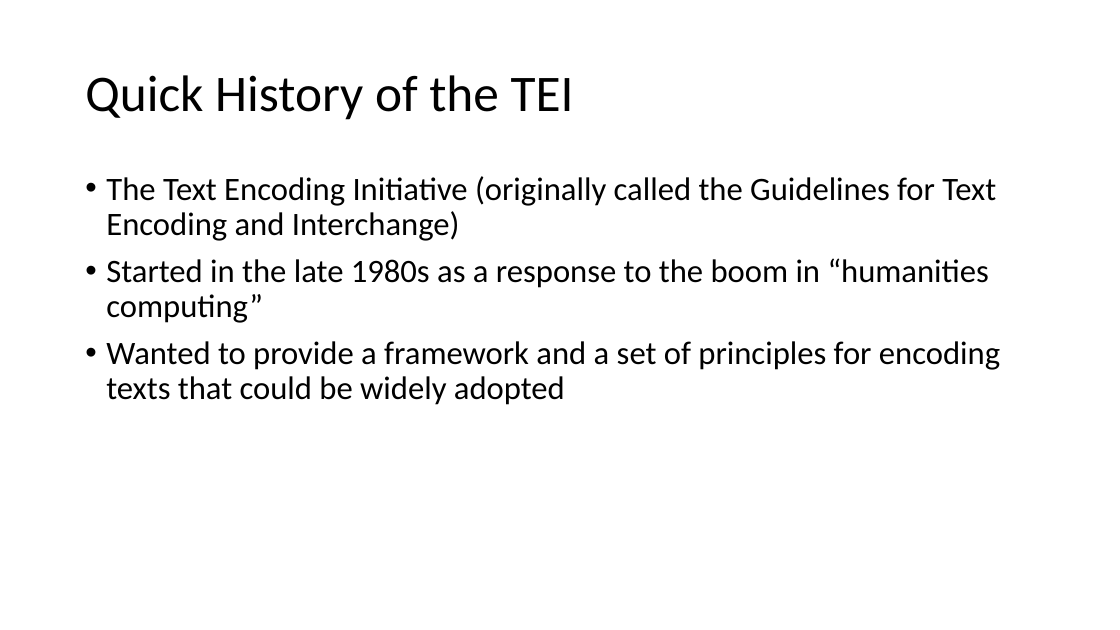
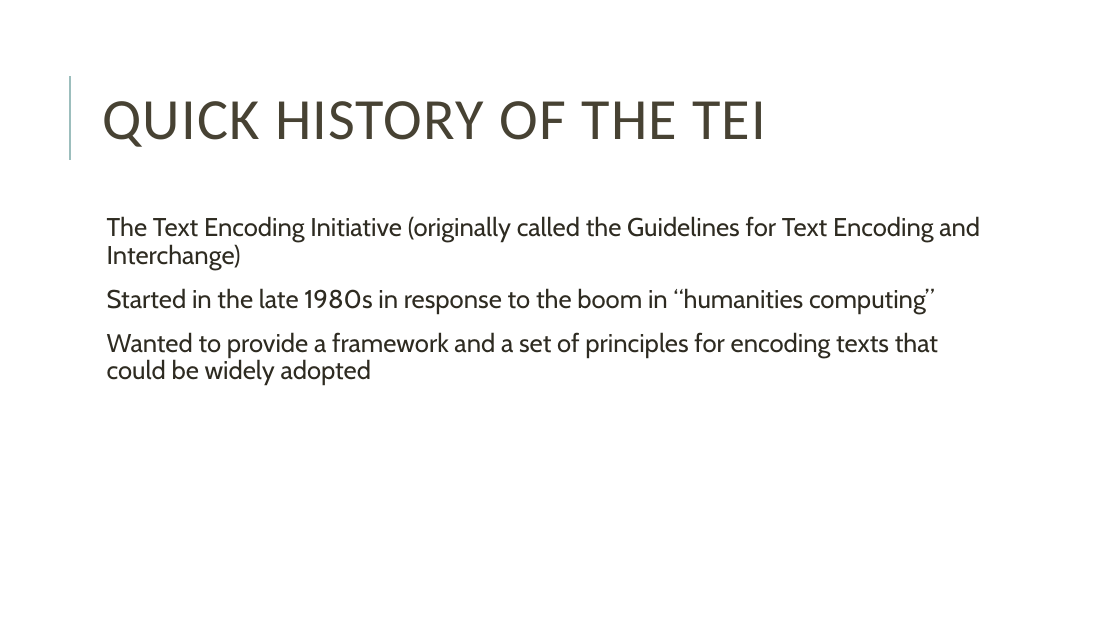
Before and after one commit to joeytakeda/teiworkshop, a slide deck: slide 56 of sept20/TEIWorkshop_1.pptx (slide 9 before the commit). Drawn at 1120x630 pixels with LibreOffice and Linux fonts; fonts in the diff are those of the drawing. Boxes give left, top, right and bottom in pixels: in the first picture for what was removed or moved away, otherwise in the second. Text is boxed around its words. In the diff, an @@ line names an element or a change of style, - is before the commit and + after.

```diff
--- a/sept20/TEIWorkshop_1.pptx
+++ b/sept20/TEIWorkshop_1.pptx
@@ line added from (70, 160) to (70, 76), #9CBEBD 1.5 pt @@
@@ title at bbox=[102, 101, 766, 147]: text changed; size 44 to 50 pt; text colour #000000 to #474233 @@
-Quick History of the TEI
+QUICK HISTORY OF THE TEI
@@ text "The Text Encoding Initiative (originally ...": place and size @@
-text "The Text Encoding Initiative (originally ..." at bbox=[106, 176, 1000, 405]
+text "The Text Encoding Initiative (originally ..." at bbox=[107, 216, 980, 385]
@@ text at bbox=[107, 216, 980, 385]: size 28 to 22 pt, font Calibri to Cabin, text colour #000000 to #2E2B21 in "The Text Encoding Initiative (originally called the ...", "Wanted to provide a framework and a ..."; bullet • to  ; more space between paragraphs @@
@@ text at bbox=[107, 288, 935, 313]: text changed; size 28 to 22 pt; font Calibri to Cabin; text colour #000000 to #2E2B21 @@
-• Started in the late 1980s as a response to the boom in “humanities computing”
+  Started in the late 1980s in response to the boom in “humanities computing”
```
Also in this commit, not shown: 29 other slides changed, 89 slides added, 9 slides removed, 1 other file.
